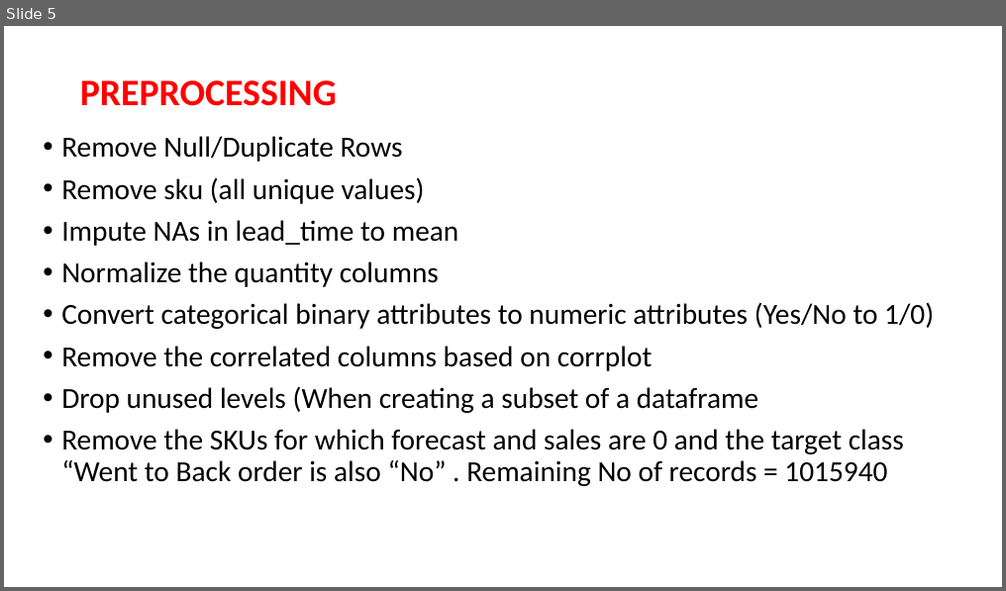
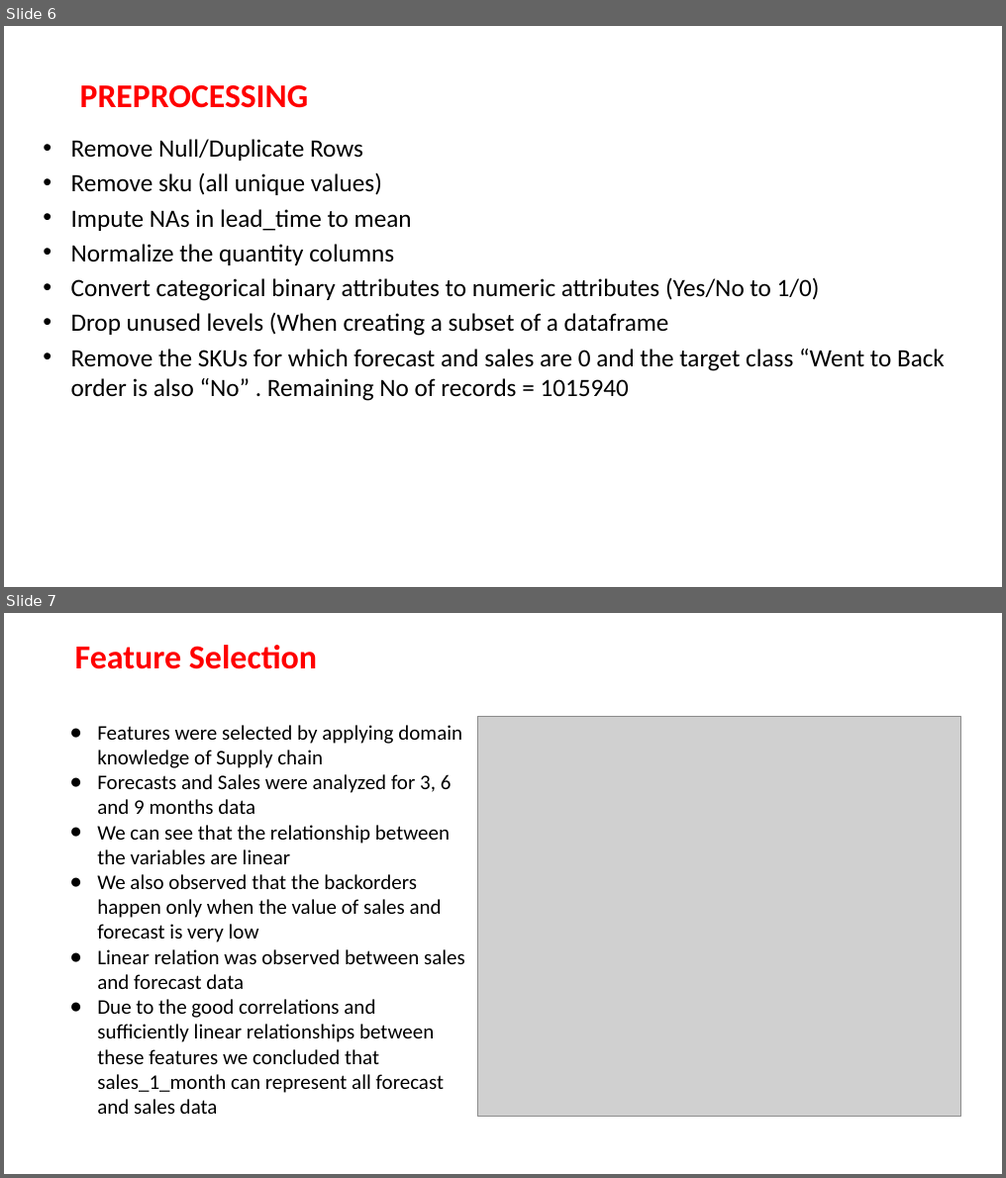
Before and after one commit to Souvik-karmakar/Inventory-Management-Project, a slide deck: INVENTORY MANAGEMENTppt.pptx. Shown one above the other, each under a label of ours: slide 5 before the commit, slides 6 and 7 after it. The pictures are 1006x591 and 1006x1178 pixels, drawn with LibreOffice and Linux fonts; fonts in the diff are those of the drawing; grey boxes stand for pictures; background and template pictures are left out. Boxes give left, top, right and bottom in pixels: in the first picture for what was removed or moved away, otherwise in the second. Text is boxed around its words. In the diff, an @@ line names an element or a change of style, - is before the commit and + after.

```diff
--- a/INVENTORY MANAGEMENTppt.pptx
+++ b/INVENTORY MANAGEMENTppt.pptx
@@ slide 7 added at (4, 613, 1002, 1174), background picture (left out) @@
@@ title added at (75, 645, 317, 669), 32.4 pt, text #FF0000, bold @@
+Feature Selection
@@ text added at (97, 725, 465, 1114), 20 pt, text #000000 @@
+● Features were selected by applying domain knowledge of Supply chain
+● Forecasts and Sales were analyzed for 3, 6 and 9 months data
+● We can see that the relationship between the variables are linear
+● We also observed that the backorders happen only when the value of sales and forecast is very low
+● Linear relation was observed between sales and forecast data
+● Due to the good correlations and sufficiently linear relationships between these features we concluded that sales_1_month can represent all forecast and sales data
@@ picture added at (478, 716, 960, 1117) @@
@@ what was slide 5 is now slide 6 @@
@@ slide 6 changed as well @@
@@ title "PREPROCESSING" at (80, 85, 308, 108): size 36 to 32 pt; line spacing 0.9 to 1 @@
@@ text "Remove Null/Duplicate Rows" at (71, 139, 944, 401): size 28 to 24 pt; indent changed; line spacing 0.9 to 1; less space between paragraphs @@
@@ text at (61, 346, 652, 372): paragraph removed @@
-• Remove the correlated columns based on corrplot
```
Also in this commit, not shown: 4 other slides changed, 9 other slides added.
